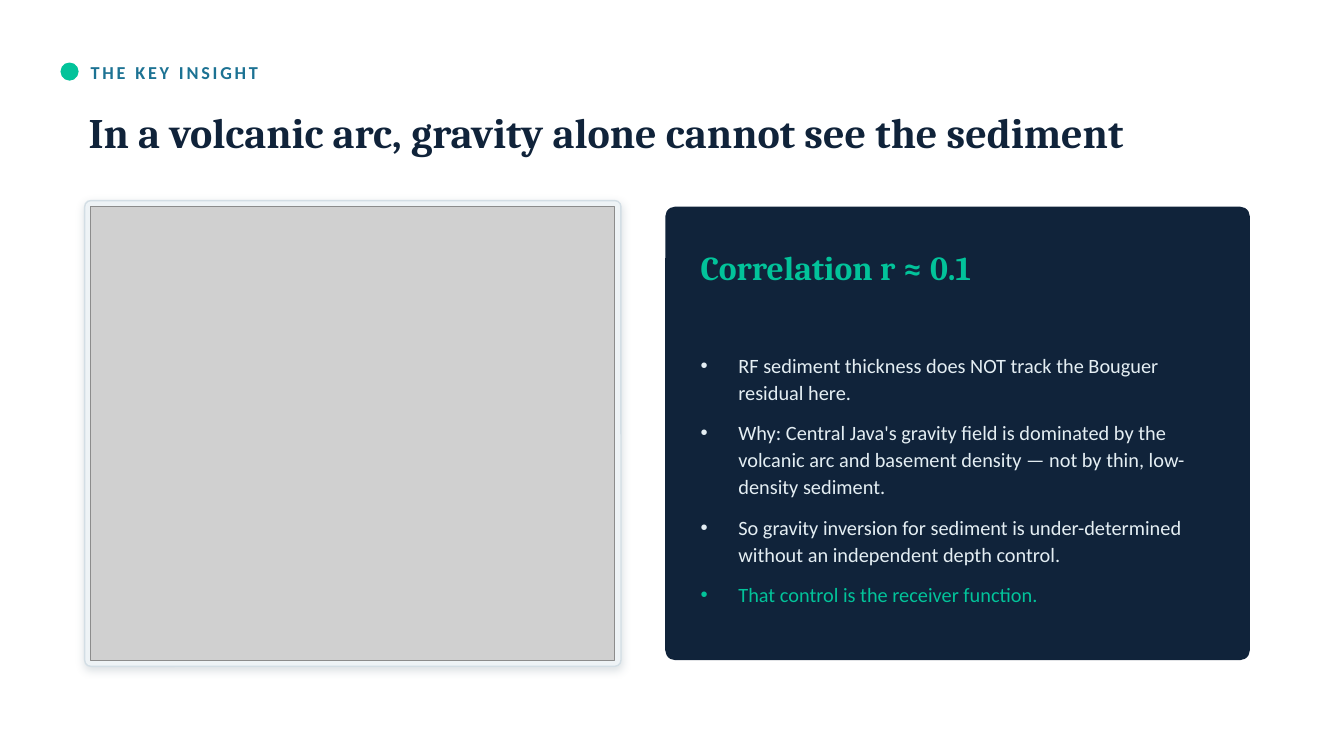
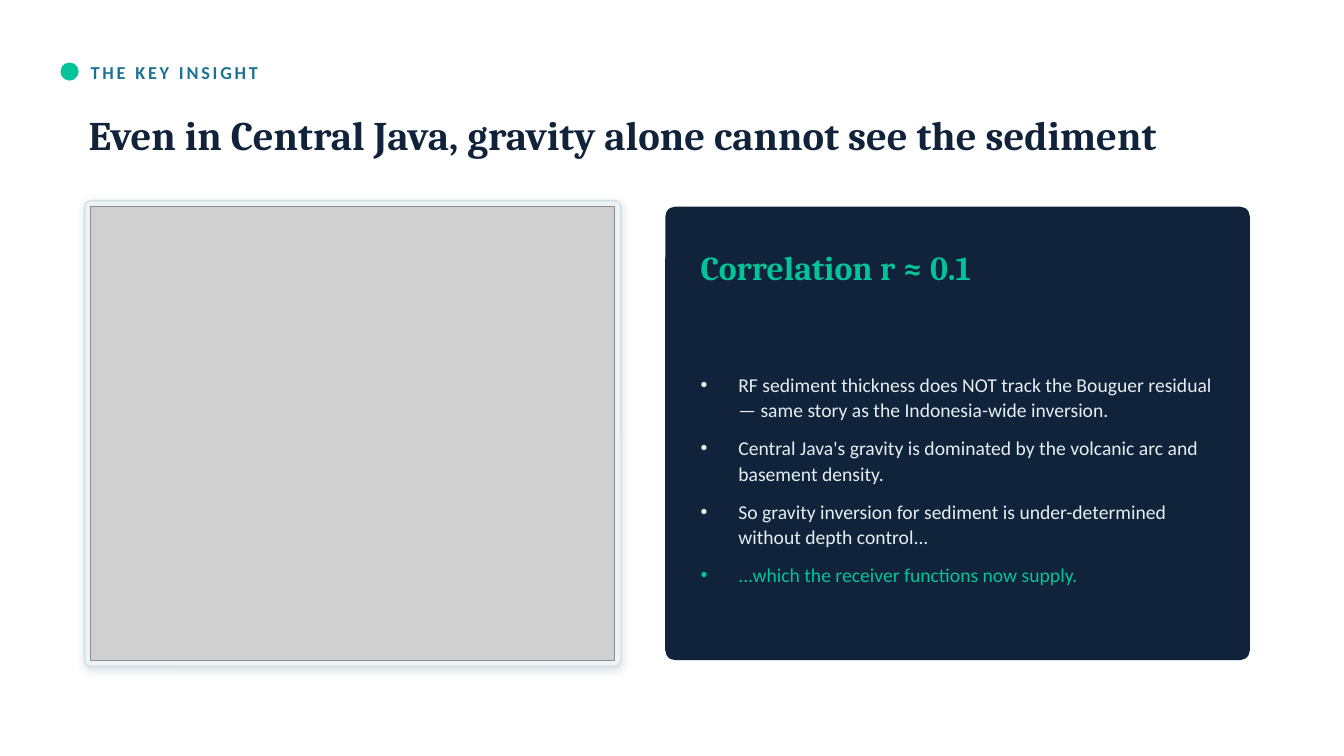
Before and after one commit to maswiet/fbt-gravity-seismicity, a slide deck: slide 16 of pitch_rf_gravity/RF_Gravity_CentralJava_keynote.pptx (slide 12 before the commit). Drawn at 1344x756 pixels with LibreOffice and Linux fonts; fonts in the diff are those of the drawing; grey boxes stand for pictures. Boxes give left, top, right and bottom in pixels: in the first picture for what was removed or moved away, otherwise in the second. Text is boxed around its words. In the diff, an @@ line names an element or a change of style, - is before the commit and + after.

```diff
--- a/pitch_rf_gravity/RF_Gravity_CentralJava_keynote.pptx
+++ b/pitch_rf_gravity/RF_Gravity_CentralJava_keynote.pptx
@@ text at bbox=[89, 121, 1157, 159]: text changed; size 30 to 29 pt @@
-In a volcanic arc, gravity alone cannot see the sediment
+Even in Central Java, gravity alone cannot see the sediment
@@ text at bbox=[738, 378, 1211, 585]: text changed; size 14.5 to 14 pt @@
-• RF sediment thickness does NOT track the Bouguer residual here.
-• Why: Central Java's gravity field is dominated by the volcanic arc and basement density — not by thin, low-density sediment.
-• So gravity inversion for sediment is under-determined without an independent depth control.
-• That control is the receiver function.
+• RF sediment thickness does NOT track the Bouguer residual — same story as the Indonesia-wide inversion.
+• Central Java's gravity is dominated by the volcanic arc and basement density.
+• So gravity inversion for sediment is under-determined without depth control...
+• ...which the receiver functions now supply.
```
Also in this commit, not shown: 12 other slides changed, 7 slides added, 2 slides removed, 12 other files.
